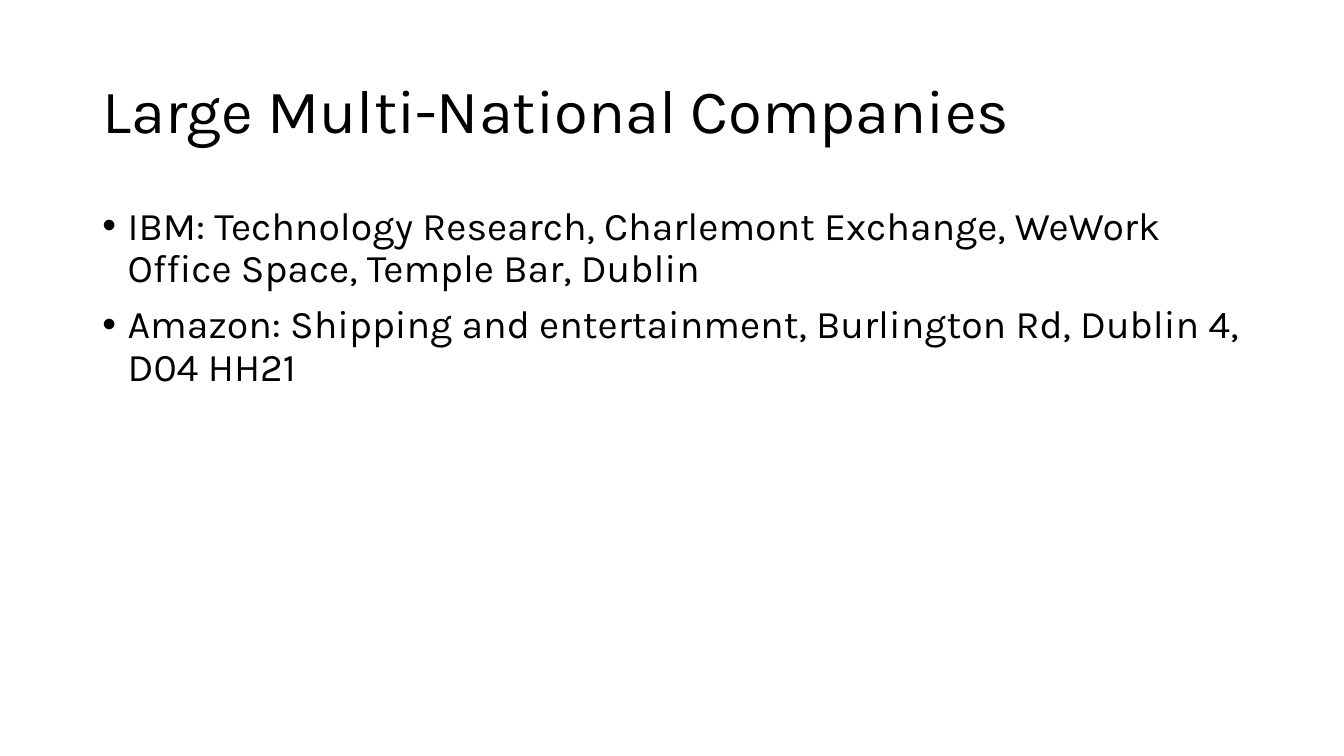
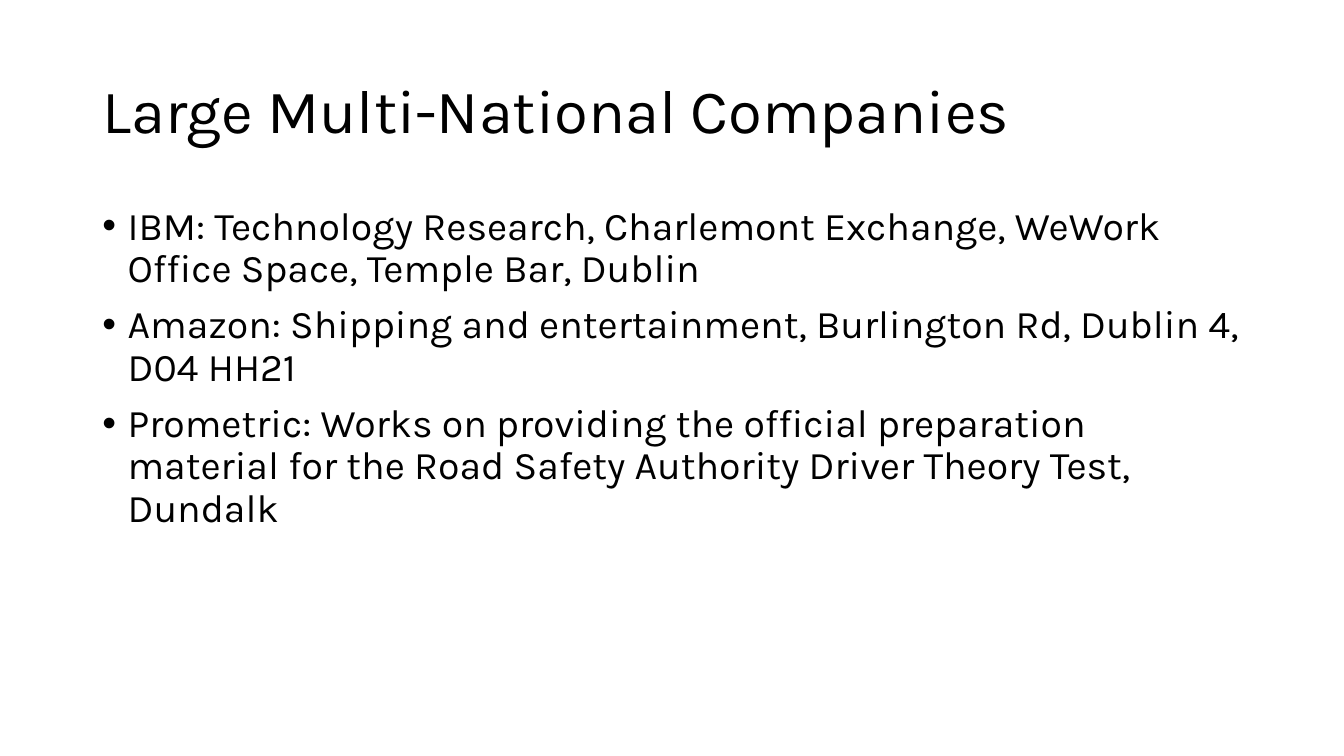
Before and after one commit to MatthewVickery/Applied-Software-Project-Management_CA, a slide deck: slide 3 of Market Research Presentation 1.pptx. Drawn at 1344x756 pixels with LibreOffice and Linux fonts; fonts in the diff are those of the drawing. Boxes give left, top, right and bottom in pixels: in the first picture for what was removed or moved away, otherwise in the second. Text is boxed around its words. In the diff, an @@ line names an element or a change of style, - is before the commit and + after.

Commit message:
more presentation work

```diff
--- a/Market Research Presentation 1.pptx
+++ b/Market Research Presentation 1.pptx
@@ text at (128,410,1130,523): paragraph added @@
+• Prometric: Works on providing the official preparation material for the Road Safety Authority Driver Theory Test, Dundalk
```
